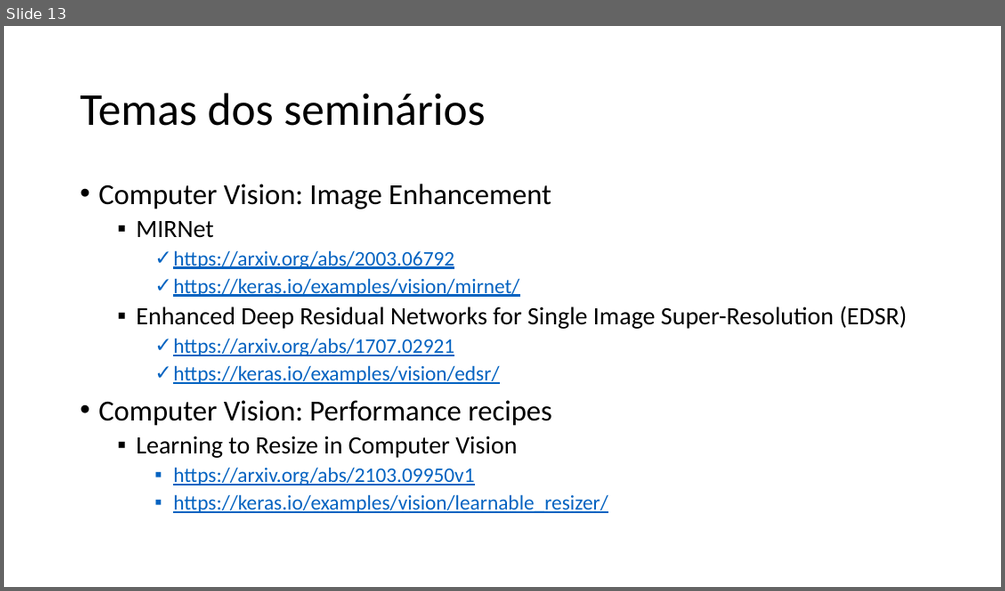
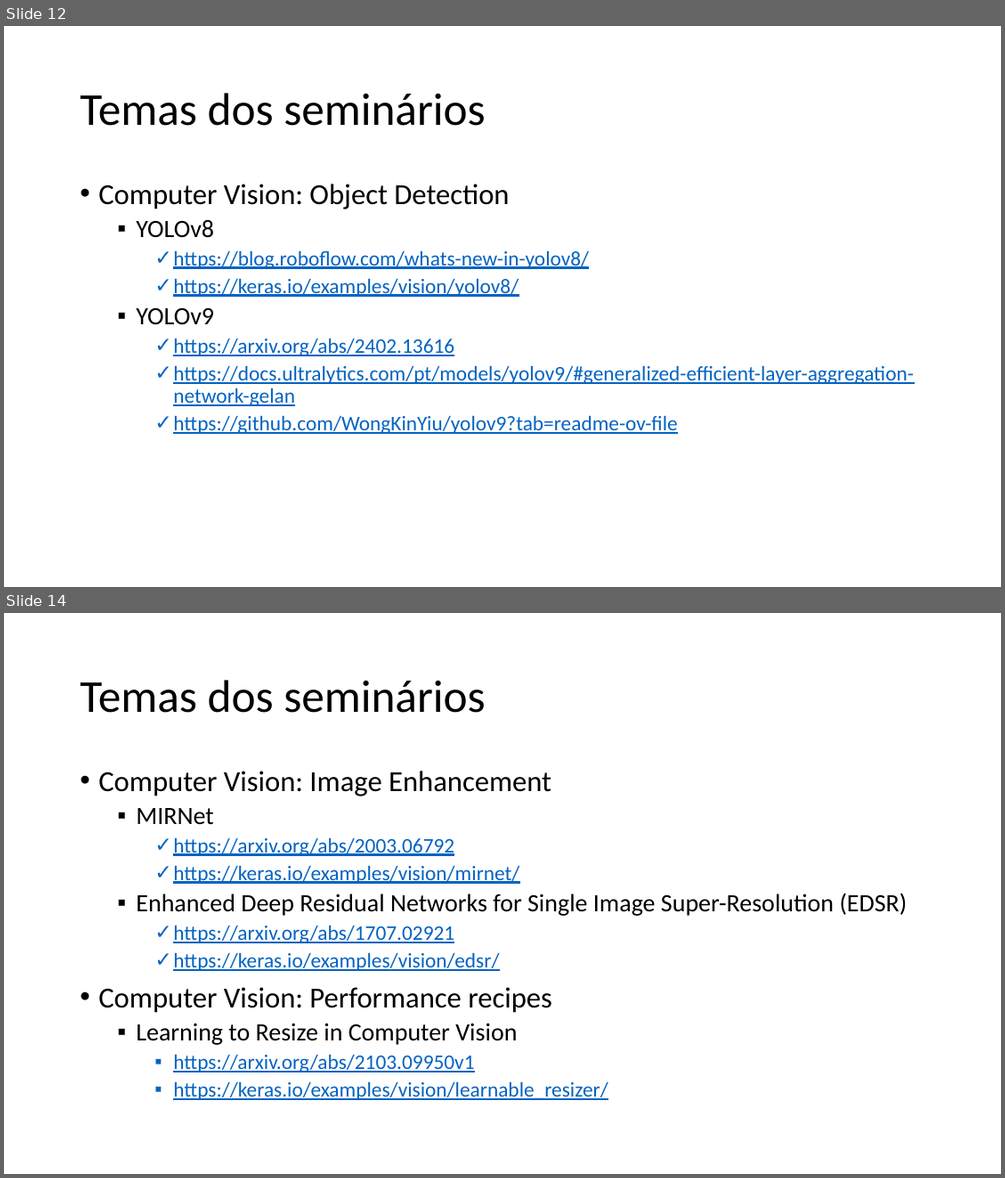
Before and after one commit to zz4fap/tp558-adv-ml, a slide deck: slides/TP558_1_Introdução_ao_curso.pptx. Shown one above the other, each under a label of ours: slide 13 before the commit, slides 12 and 14 after it; the slides between them are not shown. The pictures are 1005x591 and 1005x1178 pixels, drawn with LibreOffice and Linux fonts; fonts in the diff are those of the drawing. Boxes give left, top, right and bottom in pixels: in the first picture for what was removed or moved away, otherwise in the second. Text is boxed around its words. In the diff, an @@ line names an element or a change of style, - is before the commit and + after.

```diff
--- a/slides/TP558_1_Introdução_ao_curso.pptx
+++ b/slides/TP558_1_Introdução_ao_curso.pptx
@@ slide 12 added at box(4, 26, 1001, 587), background #FFFFFF @@
@@ title added at box(80, 93, 485, 126), 44 pt, text #000000 @@
+Temas dos seminários
@@ text added at box(98, 184, 914, 434), 20 pt, text #0563C1, underline @@
+• Computer Vision: Object Detection
+  ▪ YOLOv8
+    ✓ https://blog.roboflow.com/whats-new-in-yolov8/
+    ✓ https://keras.io/examples/vision/yolov8/
+  ▪ YOLOv9
+    ✓ https://arxiv.org/abs/2402.13616
+    ✓ https://docs.ultralytics.com/pt/models/yolov9/#generalized-efficient-layer-aggregation-network-gelan
+    ✓ https://github.com/WongKinYiu/yolov9?tab=readme-ov-file
@@ what was slide 13 is now slide 14 @@
```
Also in this commit, not shown: 1 slide changed, 1 other file.
